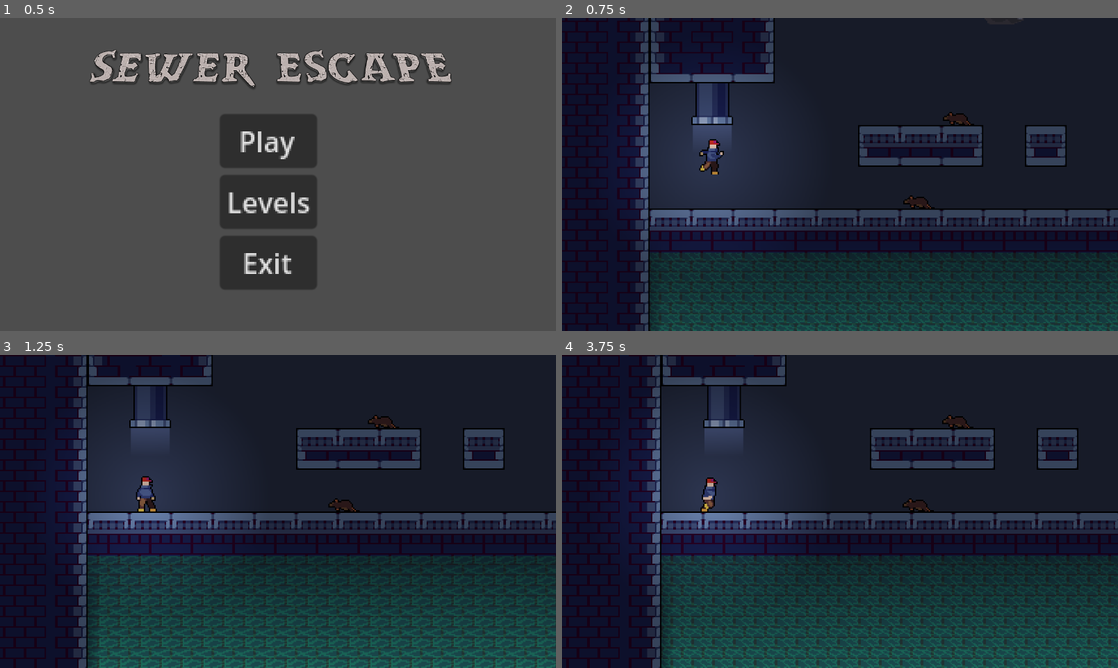
Above: before the commit, frames 1-4 (two rows, left to right).
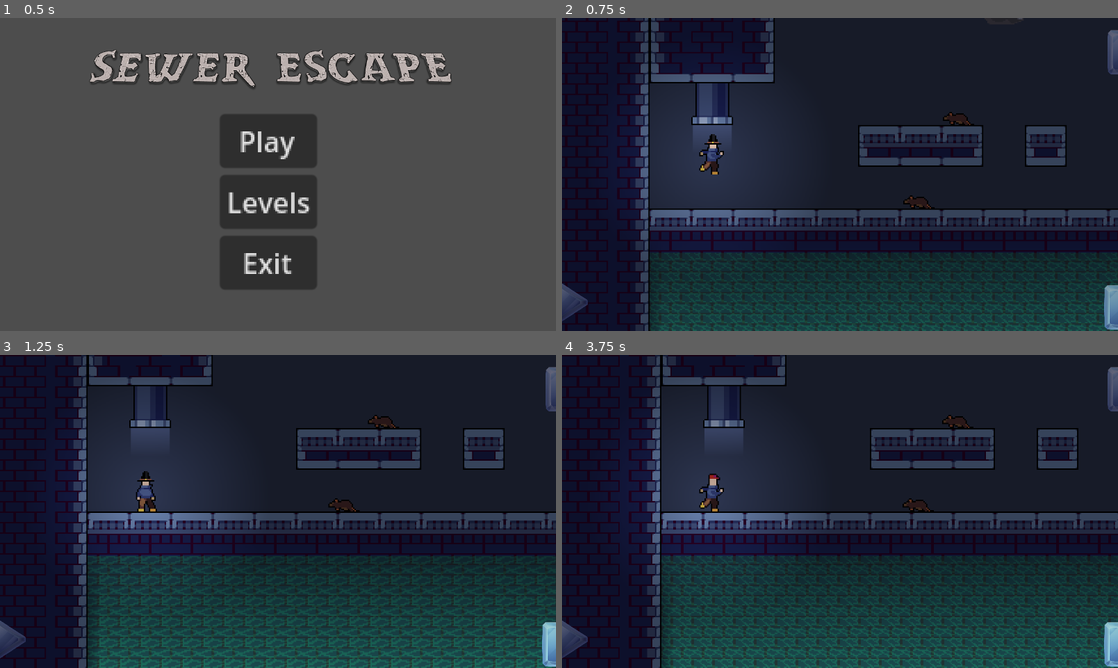
Above: after the commit, the same moments.

Repository: DizzyThermal/Sewer-Escape
Game: Godot game, scene res://scenes/MainMenu.tscn
The game is run twice, just before and just after one commit, with the same random seed, the same clock (stepped at 60 frames per second) and the same inputs.
Inputs:
- Up to frame 1 (0.5 s): no input
- Up to frame 2 (0.75 s): click "Play" at 0.5 s
- Up to frame 3 (1.25 s): no input
- Up to frame 4 (3.75 s): hold Right (Right) 1.28-2.78 s; tap H (Hat, bound only after the commit) at 1.35, 2.3, 2.85, 3.6 s; tap Space (Jump) at 1.52, 1.55, 1.82, 2.1, 2.27, 2.57, 3.05 s; hold Left (Left) 2.78-3.53 s; hold Right (Right) from 3.53 s (still down)

Frame 1 is identical in both runs. In frame 2, 1.0% of the frame differs, in the area x 0-100%, y 3-100%; in frame 3, 1.0%; in frame 4, 1.2%.

Commit message:
Hats!

Diff:
--- a/project.godot
+++ b/project.godot
@@ -51,6 +51,13 @@
 Menu={
 "deadzone": 0.5,
 "events": [Object(InputEventKey,"resource_local_to_scene":false,"resource_name":"","device":-1,"window_id":0,"alt_press …(182 unchanged characters)…
+, Object(InputEventJoypadButton,"resource_local_to_scene":false,"resource_name":"","device":-1,"button_index":6,"pressure":0.0,"pressed":false,"script":null)
+]
+}
+Hat={
+"deadzone": 0.5,
+"events": [Object(InputEventKey,"resource_local_to_scene":false,"resource_name":"","device":-1,"window_id":0,"alt_pressed":false,"shift_pressed":false,"ctrl_pressed":false,"meta_pressed":false,"pressed":false,"keycode":0,"physical_keycode":72,"key_label":0,"unicode":104,"echo":false,"script":null)
+, Object(InputEventJoypadButton,"resource_local_to_scene":false,"resource_name":"","device":-1,"button_index":2,"pressure":0.0,"pressed":false,"script":null)
 ]
 }
 
--- a/scenes/Level_01.tscn
+++ b/scenes/Level_01.tscn
@@ -73,11 +73,6 @@
 zoom = Vector2(3, 3)
 
 [node name="MobileControls" parent="Camera2D" instance=ExtResource("3_1jnjn")]
-offset_left = -224.0
-offset_top = 131.0
-offset_right = -224.0
-offset_bottom = 131.0
-scale = Vector2(0.5, 0.5)
 
 [node name="Entry Pipe" parent="." instance=ExtResource("4_j3llc")]
 z_index = 3
--- a/scenes/MobileControls.tscn
+++ b/scenes/MobileControls.tscn
@@ -10,26 +10,45 @@
 anchors_preset = 15
 anchor_right = 1.0
 anchor_bottom = 1.0
+offset_left = -190.0
+offset_top = -107.0
+offset_right = -190.0
+offset_bottom = -107.0
 grow_horizontal = 2
 grow_vertical = 2
+scale = Vector2(0.3, 0.3)
 
 [node name="Left" type="TouchScreenButton" parent="."]
-position = Vector2(45, -120)
+position = Vector2(36.6665, 625.333)
 scale = Vector2(0.25, 0.25)
 texture_normal = ExtResource("1_gpkou")
 passby_press = true
 action = "Left"
 
+[node name="Back" type="TouchScreenButton" parent="."]
+position = Vector2(45, -19.6677)
+scale = Vector2(0.25, 0.25)
+texture_normal = ExtResource("1_gpkou")
+passby_press = true
+action = "Menu"
+
 [node name="Right" type="TouchScreenButton" parent="."]
-position = Vector2(230, -122)
+position = Vector2(221.667, 623.335)
 scale = Vector2(0.25, 0.25)
 texture_normal = ExtResource("2_ly3m0")
 passby_press = true
 action = "Right"
 
 [node name="Jump" type="TouchScreenButton" parent="."]
-position = Vector2(1089, -108)
+position = Vector2(1640.66, 637.332)
 scale = Vector2(0.25, 0.25)
 texture_normal = ExtResource("3_jydm4")
 passby_press = true
 action = "Jump"
+
+[node name="Hat" type="TouchScreenButton" parent="."]
+position = Vector2(1649, -14.6677)
+scale = Vector2(0.25, 0.25)
+texture_normal = ExtResource("3_jydm4")
+passby_press = true
+action = "Hat"
--- /dev/null
+++ b/scenes/PilgrimHat.tscn
@@ -0,0 +1,195 @@
+[gd_scene load_steps=25 format=3 uid="uid://bluxn426tm8wo"]
+
+[ext_resource type="Texture2D" uid="uid://ca4hoq7wrdudv" path="res://art/Pilgrim-Hat.png" id="1_m6yl1"]
+
+[sub_resource type="AtlasTexture" id="AtlasTexture_vreuh"]
+atlas = ExtResource("1_m6yl1")
+region = Rect2(0, 32, 32, 32)
+
+[sub_resource type="AtlasTexture" id="AtlasTexture_qd8mb"]
+atlas = ExtResource("1_m6yl1")
+region = Rect2(32, 32, 32, 32)
+
+[sub_resource type="AtlasTexture" id="AtlasTexture_tf26e"]
+atlas = ExtResource("1_m6yl1")
+region = Rect2(64, 32, 32, 32)
+
+[sub_resource type="AtlasTexture" id="AtlasTexture_g30u0"]
+atlas = ExtResource("1_m6yl1")
+region = Rect2(96, 32, 32, 32)
+
+[sub_resource type="AtlasTexture" id="AtlasTexture_mydao"]
+atlas = ExtResource("1_m6yl1")
+region = Rect2(0, 0, 32, 32)
+
+[sub_resource type="AtlasTexture" id="AtlasTexture_r6fyi"]
+atlas = ExtResource("1_m6yl1")
+region = Rect2(32, 0, 32, 32)
+
+[sub_resource type="AtlasTexture" id="AtlasTexture_d0xwt"]
+atlas = ExtResource("1_m6yl1")
+region = Rect2(64, 0, 32, 32)
+
+[sub_resource type="AtlasTexture" id="AtlasTexture_wjl1l"]
+atlas = ExtResource("1_m6yl1")
+region = Rect2(96, 0, 32, 32)
+
+[sub_resource type="AtlasTexture" id="AtlasTexture_krhn5"]
+atlas = ExtResource("1_m6yl1")
+region = Rect2(0, 96, 32, 32)
+
+[sub_resource type="AtlasTexture" id="AtlasTexture_imgv3"]
+atlas = ExtResource("1_m6yl1")
+region = Rect2(0, 64, 32, 32)
+
+[sub_resource type="AtlasTexture" id="AtlasTexture_rw5uq"]
+atlas = ExtResource("1_m6yl1")
+region = Rect2(0, 96, 32, 32)
+
+[sub_resource type="AtlasTexture" id="AtlasTexture_gjji5"]
+atlas = ExtResource("1_m6yl1")
+region = Rect2(32, 96, 32, 32)
+
+[sub_resource type="AtlasTexture" id="AtlasTexture_j01g3"]
+atlas = ExtResource("1_m6yl1")
+region = Rect2(64, 96, 32, 32)
+
+[sub_resource type="AtlasTexture" id="AtlasTexture_ae08o"]
+atlas = ExtResource("1_m6yl1")
+region = Rect2(96, 96, 32, 32)
+
+[sub_resource type="AtlasTexture" id="AtlasTexture_xwhy2"]
+atlas = ExtResource("1_m6yl1")
+region = Rect2(128, 96, 32, 32)
+
+[sub_resource type="AtlasTexture" id="AtlasTexture_wsvpo"]
+atlas = ExtResource("1_m6yl1")
+region = Rect2(160, 96, 32, 32)
+
+[sub_resource type="AtlasTexture" id="AtlasTexture_1o7a0"]
+atlas = ExtResource("1_m6yl1")
+region = Rect2(0, 64, 32, 32)
+
+[sub_resource type="AtlasTexture" id="AtlasTexture_r71rx"]
+atlas = ExtResource("1_m6yl1")
+region = Rect2(32, 64, 32, 32)
+
+[sub_resource type="AtlasTexture" id="AtlasTexture_u15ir"]
+atlas = ExtResource("1_m6yl1")
+region = Rect2(64, 64, 32, 32)
+
+[sub_resource type="AtlasTexture" id="AtlasTexture_g0uw7"]
+atlas = ExtResource("1_m6yl1")
+region = Rect2(96, 64, 32, 32)
+
+[sub_resource type="AtlasTexture" id="AtlasTexture_l31lw"]
+atlas = ExtResource("1_m6yl1")
+region = Rect2(128, 64, 32, 32)
+
+[sub_resource type="AtlasTexture" id="AtlasTexture_xo45n"]
+atlas = ExtResource("1_m6yl1")
+region = Rect2(160, 64, 32, 32)
+
+[sub_resource type="SpriteFrames" id="SpriteFrames_mbbu3"]
+animations = [{
+"frames": [{
+"duration": 1.0,
+"texture": SubResource("AtlasTexture_vreuh")
+}, {
+"duration": 1.0,
+"texture": SubResource("AtlasTexture_qd8mb")
+}, {
+"duration": 1.0,
+"texture": SubResource("AtlasTexture_tf26e")
+}, {
+"duration": 1.0,
+"texture": SubResource("AtlasTexture_g30u0")
+}],
+"loop": true,
+"name": &"Idle-Left",
+"speed": 5.0
+}, {
+"frames": [{
+"duration": 1.0,
+"texture": SubResource("AtlasTexture_mydao")
+}, {
+"duration": 1.0,
+"texture": SubResource("AtlasTexture_r6fyi")
+}, {
+"duration": 1.0,
+"texture": SubResource("AtlasTexture_d0xwt")
+}, {
+"duration": 1.0,
+"texture": SubResource("AtlasTexture_wjl1l")
+}],
+"loop": true,
+"name": &"Idle-Right",
+"speed": 5.0
+}, {
+"frames": [{
+"duration": 1.0,
+"texture": SubResource("AtlasTexture_krhn5")
+}],
+"loop": true,
+"name": &"Jump-Left",
+"speed": 5.0
+}, {
+"frames": [{
+"duration": 1.0,
+"texture": SubResource("AtlasTexture_imgv3")
+}],
+"loop": true,
+"name": &"Jump-Right",
+"speed": 5.0
+}, {
+"frames": [{
+"duration": 1.0,
+"texture": SubResource("AtlasTexture_rw5uq")
+}, {
+"duration": 1.0,
+"texture": SubResource("AtlasTexture_gjji5")
+}, {
+"duration": 1.0,
+"texture": SubResource("AtlasTexture_j01g3")
+}, {
+"duration": 1.0,
+"texture": SubResource("AtlasTexture_ae08o")
+}, {
+"duration": 1.0,
+"texture": SubResource("AtlasTexture_xwhy2")
+}, {
+"duration": 1.0,
+"texture": SubResource("AtlasTexture_wsvpo")
+}],
+"loop": true,
+"name": &"Walk-Left",
+"speed": 5.0
+}, {
+"frames": [{
+"duration": 1.0,
+"texture": SubResource("AtlasTexture_1o7a0")
+}, {
+"duration": 1.0,
+"texture": SubResource("AtlasTexture_r71rx")
+}, {
+"duration": 1.0,
+"texture": SubResource("AtlasTexture_u15ir")
+}, {
+"duration": 1.0,
+"texture": SubResource("AtlasTexture_g0uw7")
+}, {
+"duration": 1.0,
+"texture": SubResource("AtlasTexture_l31lw")
+}, {
+"duration": 1.0,
+"texture": SubResource("AtlasTexture_xo45n")
+}],
+"loop": true,
+"name": &"Walk-Right",
+"speed": 5.0
+}]
+
+[node name="PilgrimHat" type="AnimatedSprite2D"]
+position = Vector2(0, -23)
+sprite_frames = SubResource("SpriteFrames_mbbu3")
+animation = &"Jump-Right"
--- a/scenes/Player.tscn
+++ b/scenes/Player.tscn
@@ -1,7 +1,8 @@
-[gd_scene load_steps=30 format=3 uid="uid://by7gxrbscsjbo"]
+[gd_scene load_steps=31 format=3 uid="uid://by7gxrbscsjbo"]
 
 [ext_resource type="Script" path="res://scripts/Player.gd" id="1_i0nm6"]
 [ext_resource type="Texture2D" uid="uid://dllhts8ar81g" path="res://art/Player.png" id="2_jftny"]
+[ext_resource type="PackedScene" uid="uid://bluxn426tm8wo" path="res://scenes/PilgrimHat.tscn" id="3_8si1m"]
 [ext_resource type="PackedScene" uid="uid://6g03xxfqvh3d" path="res://scenes/BackgroundMusic.tscn" id="3_j1ftj"]
 
 [sub_resource type="AtlasTexture" id="AtlasTexture_uldsk"]
@@ -165,7 +166,7 @@
 }],
 "loop": true,
 "name": &"Walk-Left",
-"speed": 6.0
+"speed": 5.0
 }, {
 "frames": [{
 "duration": 1.0,
@@ -188,7 +189,7 @@
 }],
 "loop": true,
 "name": &"Walk-Right",
-"speed": 6.0
+"speed": 5.0
 }]
 
 [sub_resource type="CapsuleShape2D" id="CapsuleShape2D_k1uui"]
@@ -209,10 +210,12 @@
 collision_layer = 7
 script = ExtResource("1_i0nm6")
 
-[node name="AnimatedSprite2D" type="AnimatedSprite2D" parent="."]
+[node name="Body" type="AnimatedSprite2D" parent="."]
 position = Vector2(0, -23)
 sprite_frames = SubResource("SpriteFrames_2g1aw")
 animation = &"Jump-Right"
+
+[node name="PilgrimHat" parent="." instance=ExtResource("3_8si1m")]
 
 [node name="CollisionShape2D" type="CollisionShape2D" parent="."]
 position = Vector2(0, -13)
--- /dev/null
+++ b/scenes/RedHat.tscn
@@ -0,0 +1,195 @@
+[gd_scene load_steps=25 format=3 uid="uid://b6yc6ovo4a6lt"]
+
+[ext_resource type="Texture2D" uid="uid://c1m4wcj6b288p" path="res://art/Red-Hat.png" id="1_bnk28"]
+
+[sub_resource type="AtlasTexture" id="AtlasTexture_1rglw"]
+atlas = ExtResource("1_bnk28")
+region = Rect2(0, 32, 32, 32)
+
+[sub_resource type="AtlasTexture" id="AtlasTexture_3jnok"]
+atlas = ExtResource("1_bnk28")
+region = Rect2(32, 32, 32, 32)
+
+[sub_resource type="AtlasTexture" id="AtlasTexture_fus7m"]
+atlas = ExtResource("1_bnk28")
+region = Rect2(64, 32, 32, 32)
+
+[sub_resource type="AtlasTexture" id="AtlasTexture_xfxmy"]
+atlas = ExtResource("1_bnk28")
+region = Rect2(96, 32, 32, 32)
+
+[sub_resource type="AtlasTexture" id="AtlasTexture_woajo"]
+atlas = ExtResource("1_bnk28")
+region = Rect2(0, 0, 32, 32)
+
+[sub_resource type="AtlasTexture" id="AtlasTexture_72oyu"]
+atlas = ExtResource("1_bnk28")
+region = Rect2(32, 0, 32, 32)
+
+[sub_resource type="AtlasTexture" id="AtlasTexture_vo5e1"]
+atlas = ExtResource("1_bnk28")
+region = Rect2(64, 0, 32, 32)
+
+[sub_resource type="AtlasTexture" id="AtlasTexture_arpla"]
+atlas = ExtResource("1_bnk28")
+region = Rect2(96, 0, 32, 32)
+
+[sub_resource type="AtlasTexture" id="AtlasTexture_h7x76"]
+atlas = ExtResource("1_bnk28")
+region = Rect2(0, 96, 32, 32)
+
+[sub_resource type="AtlasTexture" id="AtlasTexture_56404"]
+atlas = ExtResource("1_bnk28")
+region = Rect2(0, 64, 32, 32)
+
+[sub_resource type="AtlasTexture" id="AtlasTexture_uxus7"]
+atlas = ExtResource("1_bnk28")
+region = Rect2(0, 96, 32, 32)
+
+[sub_resource type="AtlasTexture" id="AtlasTexture_dk8gu"]
+atlas = ExtResource("1_bnk28")
+region = Rect2(32, 96, 32, 32)
+
+[sub_resource type="AtlasTexture" id="AtlasTexture_ye2ex"]
+atlas = ExtResource("1_bnk28")
+region = Rect2(64, 96, 32, 32)
+
+[sub_resource type="AtlasTexture" id="AtlasTexture_b81ko"]
+atlas = ExtResource("1_bnk28")
+region = Rect2(96, 96, 32, 32)
+
+[sub_resource type="AtlasTexture" id="AtlasTexture_4sf2o"]
+atlas = ExtResource("1_bnk28")
+region = Rect2(128, 96, 32, 32)
+
+[sub_resource type="AtlasTexture" id="AtlasTexture_nq386"]
+atlas = ExtResource("1_bnk28")
+region = Rect2(160, 96, 32, 32)
+
+[sub_resource type="AtlasTexture" id="AtlasTexture_wh00r"]
+atlas = ExtResource("1_bnk28")
+region = Rect2(0, 64, 32, 32)
+
+[sub_resource type="AtlasTexture" id="AtlasTexture_pcyk4"]
+atlas = ExtResource("1_bnk28")
+region = Rect2(32, 64, 32, 32)
+
+[sub_resource type="AtlasTexture" id="AtlasTexture_au5n4"]
+atlas = ExtResource("1_bnk28")
+region = Rect2(64, 64, 32, 32)
+
+[sub_resource type="AtlasTexture" id="AtlasTexture_6w1ys"]
+atlas = ExtResource("1_bnk28")
+region = Rect2(96, 64, 32, 32)
+
+[sub_resource type="AtlasTexture" id="AtlasTexture_xc3a8"]
+atlas = ExtResource("1_bnk28")
+region = Rect2(128, 64, 32, 32)
+
+[sub_resource type="AtlasTexture" id="AtlasTexture_bxaka"]
+atlas = ExtResource("1_bnk28")
+region = Rect2(160, 64, 32, 32)
+
+[sub_resource type="SpriteFrames" id="SpriteFrames_36fsp"]
+animations = [{
+"frames": [{
+"duration": 1.0,
+"texture": SubResource("AtlasTexture_1rglw")
+}, {
+"duration": 1.0,
+"texture": SubResource("AtlasTexture_3jnok")
+}, {
+"duration": 1.0,
+"texture": SubResource("AtlasTexture_fus7m")
+}, {
+"duration": 1.0,
+"texture": SubResource("AtlasTexture_xfxmy")
+}],
+"loop": true,
+"name": &"Idle-Left",
+"speed": 5.0
+}, {
+"frames": [{
+"duration": 1.0,
+"texture": SubResource("AtlasTexture_woajo")
+}, {
+"duration": 1.0,
+"texture": SubResource("AtlasTexture_72oyu")
+}, {
+"duration": 1.0,
+"texture": SubResource("AtlasTexture_vo5e1")
+}, {
+"duration": 1.0,
+"texture": SubResource("AtlasTexture_arpla")
+}],
+"loop": true,
+"name": &"Idle-Right",
+"speed": 5.0
+}, {
+"frames": [{
+"duration": 1.0,
+"texture": SubResource("AtlasTexture_h7x76")
+}],
+"loop": true,
+"name": &"Jump-Left",
+"speed": 5.0
+}, {
+"frames": [{
+"duration": 1.0,
+"texture": SubResource("AtlasTexture_56404")
+}],
+"loop": true,
+"name": &"Jump-Right",
+"speed": 5.0
+}, {
+"frames": [{
+"duration": 1.0,
+"texture": SubResource("AtlasTexture_uxus7")
+}, {
+"duration": 1.0,
+"texture": SubResource("AtlasTexture_dk8gu")
+}, {
+"duration": 1.0,
+"texture": SubResource("AtlasTexture_ye2ex")
+}, {
+"duration": 1.0,
+"texture": SubResource("AtlasTexture_b81ko")
+}, {
+"duration": 1.0,
+"texture": SubResource("AtlasTexture_4sf2o")
+}, {
+"duration": 1.0,
+"texture": SubResource("AtlasTexture_nq386")
+}],
+"loop": true,
+"name": &"Walk-Left",
+"speed": 5.0
+}, {
+"frames": [{
+"duration": 1.0,
+"texture": SubResource("AtlasTexture_wh00r")
+}, {
+"duration": 1.0,
+"texture": SubResource("AtlasTexture_pcyk4")
+}, {
+"duration": 1.0,
+"texture": SubResource("AtlasTexture_au5n4")
+}, {
+"duration": 1.0,
+"texture": SubResource("AtlasTexture_6w1ys")
+}, {
+"duration": 1.0,
+"texture": SubResource("AtlasTexture_xc3a8")
+}, {
+"duration": 1.0,
+"texture": SubResource("AtlasTexture_bxaka")
+}],
+"loop": true,
+"name": &"Walk-Right",
+"speed": 5.0
+}]
+
+[node name="RedHat" type="AnimatedSprite2D"]
+position = Vector2(0, -23)
+sprite_frames = SubResource("SpriteFrames_36fsp")
+animation = &"Jump-Right"
--- a/scripts/Level_01.gd
+++ b/scripts/Level_01.gd
@@ -4,7 +4,8 @@
 # Called when the node enters the scene tree for the first time.
 func _ready():
 	if OS.get_name() != "Android":
-		$Camera2D/MobileControls.hide()
+		pass
+		#$Camera2D/MobileControls.hide()
 
 # Called every frame. 'delta' is the elapsed time since the previous frame.
 func _process(delta):
--- a/scripts/Player.gd
+++ b/scripts/Player.gd
@@ -8,26 +8,46 @@
 # Get the gravity from the project settings to be synced with RigidBody nodes.
 var gravity = ProjectSettings.get_setting("physics/2d/default_gravity")
 
+var hats = [preload("res://scenes/PilgrimHat.tscn"), preload("res://scenes/RedHat.tscn")]
+var hat_index = 1
+
+func get_hat():
+	var hat_node = get_node("PilgrimHat")
+	if hat_node == null:
+		hat_node = get_node("RedHat")
+
+	return hat_node
+
 func play_anim(direction):
+	var body_parts = [$Body]
+	var hat_node = get_hat()
+	if hat_node != null:
+		hat_node.frame = body_parts[0].frame
+		body_parts.append(hat_node)
+	var animation = "Idle-Right"
+
 	if not is_on_floor():
 		# Jump
 		if xDirection > 0:
-			$AnimatedSprite2D.play("Jump-Right")
+			animation = "Jump-Right"
 		else:
-			$AnimatedSprite2D.play("Jump-Left")
+			animation = "Jump-Left"
 	elif direction == 0:
 		# Idle
 		if xDirection > 0:
-			$AnimatedSprite2D.play("Idle-Right")
+			animation = "Idle-Right"
 		else:
-			$AnimatedSprite2D.play("Idle-Left")
+			animation = "Idle-Left"
 	else:
 		# Walk
 		if direction > 0:
-			$AnimatedSprite2D.play("Walk-Right")
+			animation = "Walk-Right"
 		else:
-			$AnimatedSprite2D.play("Walk-Left")
+			animation = "Walk-Left"
 		xDirection = direction
+
+	for body_part in body_parts:
+		body_part.play(animation)
 
 func _physics_process(delta):
 	# Add the gravity.
@@ -45,6 +65,16 @@
 	else:
 		velocity.x = move_toward(velocity.x, 0, SPEED)
 
+	if Input.is_action_just_pressed("Hat"):
+		var hat_node = get_hat()
+		if hat_node != null:
+			hat_node.queue_free()
+
+		if hat_index < len(hats):
+			add_child(hats[hat_index].instantiate())
+
+		hat_index = (hat_index + 1) % 3
+
 	move_and_slide()
 	play_anim(direction)
 
Binary file added: art/Pilgrim-Hat.png
Not shown, added: art/Pilgrim-Hat.png.import
Binary file changed: art/Player.png
Binary file added: art/Red-Hat.png
Not shown, added: art/Red-Hat.png.import
